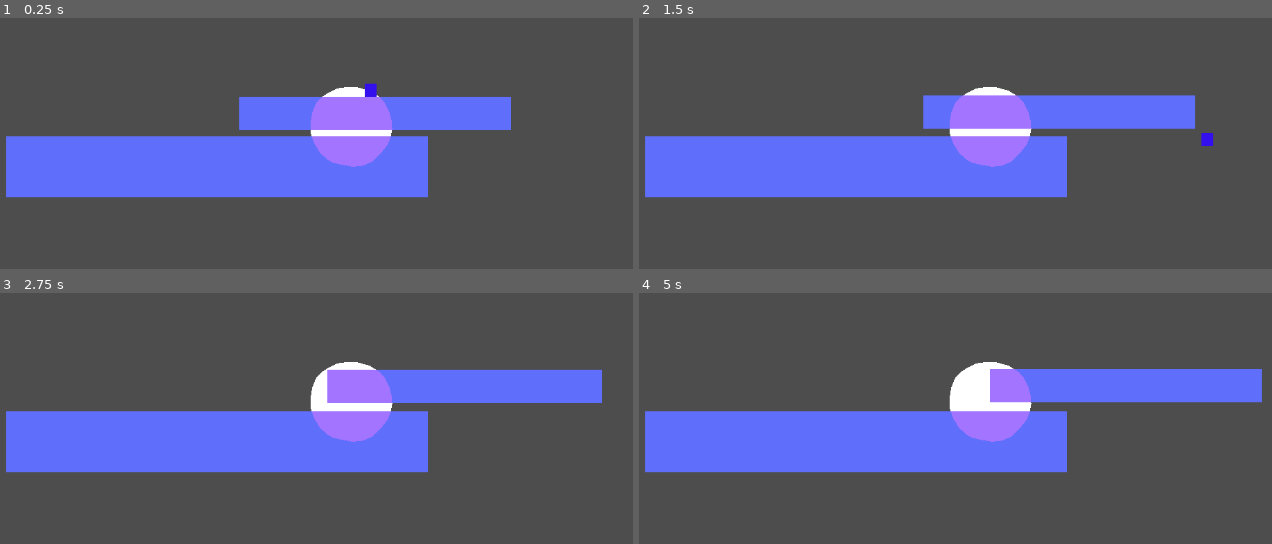
Above: before the commit, frames 1-4 (two rows, left to right).
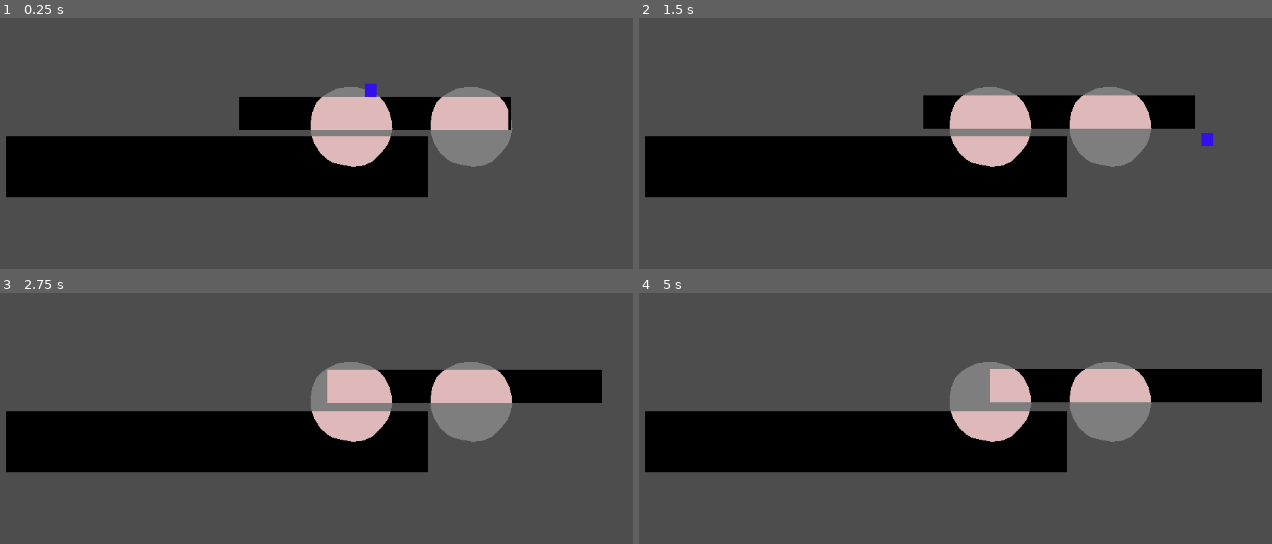
Above: after the commit, the same moments.

Repository: WeDoThingsHere/Godot-Jam-June-2025
Game: Godot game, scene res://scenes/platform_test.tscn
Two runs of this game, one before a commit and one after it. Both use one fixed random seed, a clock stepped at 60 frames per second and the inputs below.
Inputs:
- Up to frame 1 (0.25 s): no input
- Up to frame 2 (1.5 s): tap Enter (ui_accept) at 0.5, 0.77 s; hold Right (ui_right) from 0.53 s (still down)
- Up to frame 3 (2.75 s): tap Enter (ui_accept) at 1.52 s; release Right (ui_right) at 2.03 s; hold Left (ui_left) from 2.03 s (still down)
- Up to frame 4 (5 s): release Left (ui_left) at 2.78 s; hold Right (ui_right) 2.78-4.28 s; tap Enter (ui_accept) at 3.02, 3.77, 4.52 s; hold Left (ui_left) from 4.28 s (still down)

The runs differ from the first frame. In frame 1, 24% of the frame differs, in the area x 0-82%, y 27-72%; in frame 2, 24%; in frame 3, 25%; in frame 4, 25%, in the area x 0-99%, y 27-72%.

Commit message:
made some color changes to test scene

Diff:
--- a/scenes/platform_test.tscn
+++ b/scenes/platform_test.tscn
@@ -56,6 +56,15 @@
 position = Vector2(198, -73)
 
 [node name="Polygon2D" parent="Light/LitArea" index="1"]
+modulate = Color(1, 1, 1, 0.27451)
+polygon = PackedVector2Array(-114.916, -18.5103, -108.707, -34.0333, -101.768, -40.8946, -93.0751, -47.1038, -79.4148, -53.9339, -63.2708, -56.4176, -50.2315, -55.7967, -31.6039, -50.8293, -17.3226, -41.5155, -9.87163, -32.8226, -4.05266, -21.6014, -0.101332, -6.92506, 0.610497, 4.33969, -1.90847, 16.8822, -6.11785, 27.1895, -16, 40, -28.1323, 51.4618, -40.6454, 57.2432, -56.4507, 58.9366, -72.256, 56.1143, -86.2732, 52.5908, -94.1758, 47.5105, -103.772, 38.4789, -111.11, 26.625, -114.497, 18.1579, -117.4, 9.43119, -117.4, -2.36632)
+uv = PackedVector2Array(-128, -16, -120, -40, -112, -48, -104, -48, -88, -56, -64, -72, -56, -72, -40, -64, -32, -64, -24, -56, -16, -48, -16, -40, 0, -8, 0, 16, -8, 24, -16, 40, -24, 56, -40, 56, -48, 56, -64, 56, -72, 56, -88, 56, -104, 32, -112, 24, -120, 16, -120, 8, -120, 0)
+
+[node name="Light2" parent="." instance=ExtResource("2_tthgi")]
+position = Vector2(371, -73)
+
+[node name="Polygon2D" parent="Light2/LitArea" index="1"]
+modulate = Color(1, 1, 1, 0.27451)
 polygon = PackedVector2Array(-114.916, -18.5103, -108.707, -34.0333, -101.768, -40.8946, -93.0751, -47.1038, -79.4148,  …(419 unchanged characters)…
 uv = PackedVector2Array(-128, -16, -120, -40, -112, -48, -104, -48, -88, -56, -64, -72, -56, -72, -40, -64, -32, -64, -24, -56, -16, -48, -16, -40, 0, -8, 0, 16, -8, 24, -16, 40, -24, 56, -40, 56, -48, 56, -64, 56, -72, 56, -88, 56, -104, 32, -112, 24, -120, 16, -120, 8, -120, 0)
 
@@ -66,6 +75,7 @@
 position = Vector2(59, 57)
 
 [node name="Polygon2D" parent="PlatformBox/PlatformArea" index="0"]
+modulate = Color(0, 0, 0, 1)
 polygon = PackedVector2Array(-288, -24, 320, -24, 320, 64, -288, 64)
 uv = PackedVector2Array(-288, -24, 320, -24, 320, 64, -288, 64)
 
@@ -76,6 +86,7 @@
 position = Vector2(59, 57)
 
 [node name="Polygon2D" parent="PlatformBox2/PlatformArea" index="0"]
+modulate = Color(0, 0, 0, 1)
 polygon = PackedVector2Array(-208, -24, 184, -24, 184, 24, -208, 24)
 uv = PackedVector2Array(-288, -24, 320, -24, 320, 64, -288, 64)
 
@@ -103,5 +114,7 @@
 
 [editable path="Light"]
 [editable path="Light/LitArea"]
+[editable path="Light2"]
+[editable path="Light2/LitArea"]
 [editable path="PlatformBox"]
 [editable path="PlatformBox2"]
--- a/scenes/solid_platform.tscn
+++ b/scenes/solid_platform.tscn
@@ -10,6 +10,6 @@
 collision_mask = 2
 
 [node name="Polygon2D" type="Polygon2D" parent="StaticBody2D"]
-modulate = Color(0.637911, 0.456362, 1, 1)
+modulate = Color(0.874372, 0.719799, 0.727092, 1)
 
 [node name="CollisionPolygon2D" type="CollisionPolygon2D" parent="StaticBody2D"]
